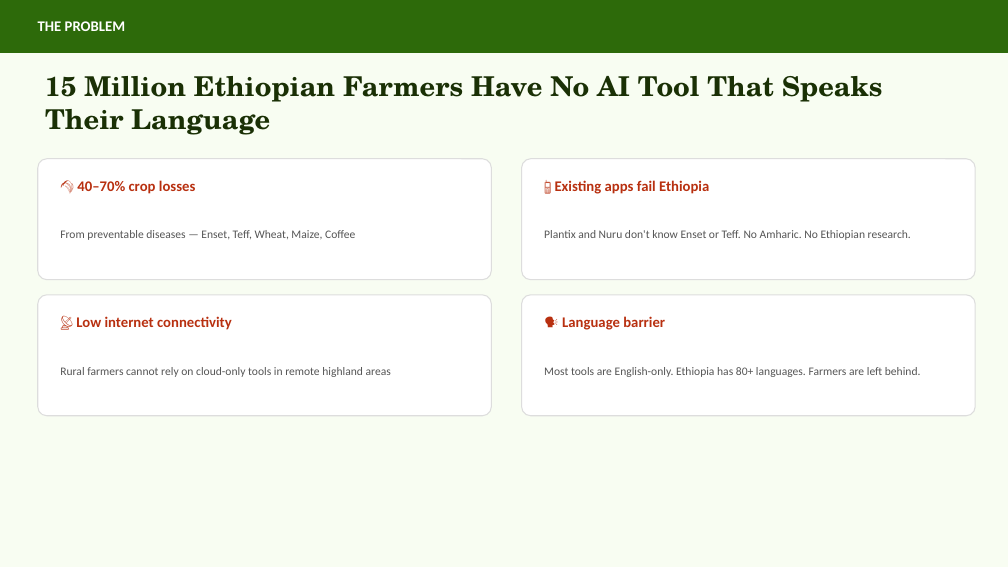
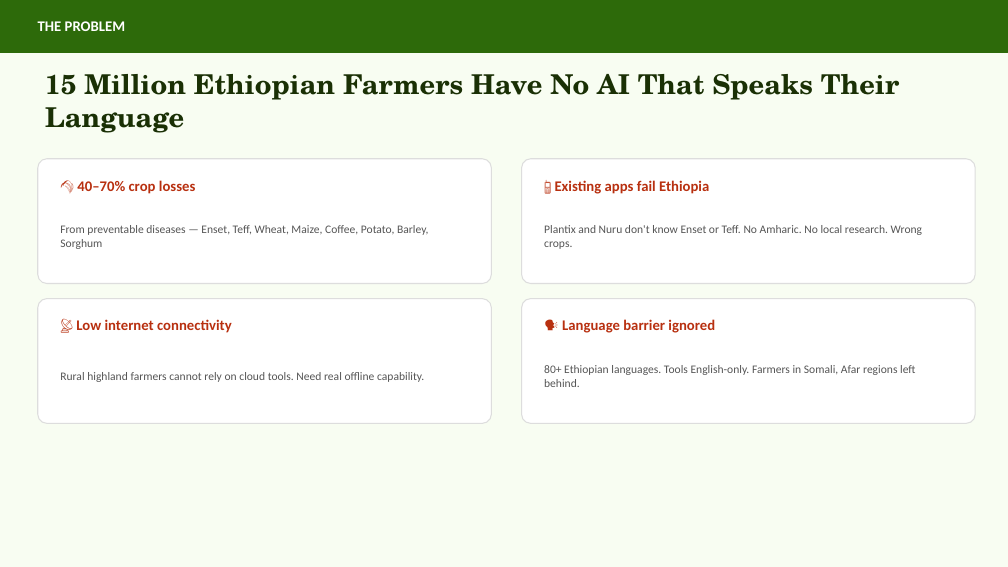
Before and after one commit to guleaada/ResilienceGuardian, a slide deck: slide 2 of SebilAI_PitchDeck.pptx. Drawn at 1008x567 pixels with LibreOffice and Linux fonts; fonts in the diff are those of the drawing. Boxes give left, top, right and bottom in pixels: in the first picture for what was removed or moved away, otherwise in the second. Text is boxed around its words. In the diff, an @@ line names an element or a change of style, - is before the commit and + after.

```diff
--- a/SebilAI_PitchDeck.pptx
+++ b/SebilAI_PitchDeck.pptx
@@ text at [45,74,899,133]: text changed @@
-15 Million Ethiopian Farmers Have No AI Tool That Speaks Their Language
+15 Million Ethiopian Farmers Have No AI That Speaks Their Language
@@ rounded rectangle: place and size @@
-rounded rectangle at [38,159,492,280]
+rounded rectangle at [38,159,492,284]
@@ rounded rectangle: place and size @@
-rounded rectangle at [522,159,975,280]
+rounded rectangle at [522,159,975,284]
@@ text at [60,225,428,249]: text changed @@
-From preventable diseases — Enset, Teff, Wheat, Maize, Coffee
+From preventable diseases — Enset, Teff, Wheat, Maize, Coffee, Potato, Barley, Sorghum
@@ text at [544,225,922,249]: text changed @@
-Plantix and Nuru don't know Enset or Teff. No Amharic. No Ethiopian research.
+Plantix and Nuru don't know Enset or Teff. No Amharic. No local research. Wrong crops.
@@ rounded rectangle: place and size @@
-rounded rectangle at [38,295,492,416]
+rounded rectangle at [38,299,492,423]
@@ proportions changed in 4 elements at [38,159,492,284], [522,159,975,284], [38,299,492,423], [522,299,975,423] @@
@@ rounded rectangle: place and size @@
-rounded rectangle at [522,295,975,416]
+rounded rectangle at [522,299,975,423]
@@ text at [562,319,715,333]: text changed @@
-🗣️ Language barrier
+🗣️ Language barrier ignored
@@ text at [60,372,424,382]: text changed @@
-Rural farmers cannot rely on cloud-only tools in remote highland areas
+Rural highland farmers cannot rely on cloud tools. Need real offline capability.
@@ text at [544,365,915,387]: text changed @@
-Most tools are English-only. Ethiopia has 80+ languages. Farmers are left behind.
+80+ Ethiopian languages. Tools English-only. Farmers in Somali, Afar regions left behind.
```
Also in this commit, not shown: 6 other slides changed, 1 slide added, 6 other files.
